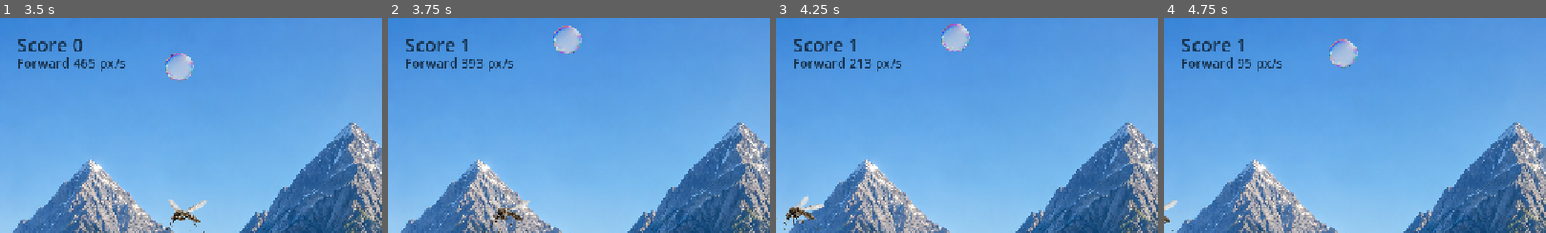
Above: before the commit, frames 1-4 (left to right).
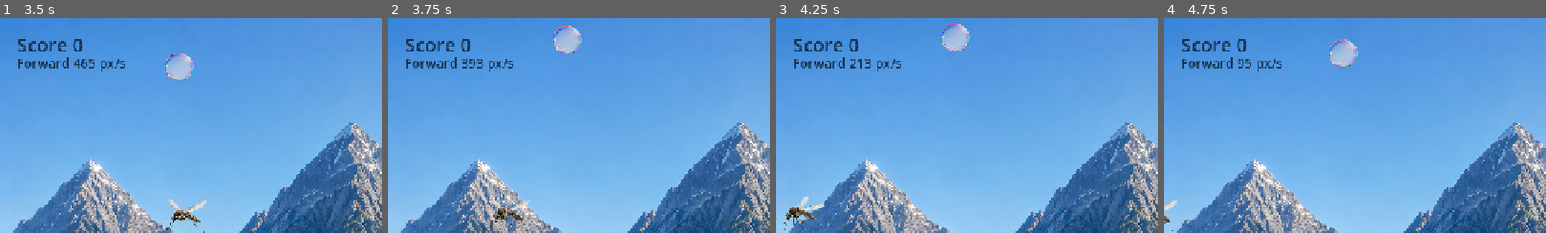
Above: after the commit, the same moments.

Repository: steinshuh/BubbleBriar
Game: Godot game, scene res://scenes/Main.tscn
Same seed, same stepped clock (60 frames per second), same inputs: the game is played once before the commit and once after it. Sound files missing from this copy of the repository are replaced by a short silence.
Inputs:
- Up to frame 1 (3.5 s): tap Enter (ui_accept) at 0.5, 0.77, 1.07, 1.52, 1.82, 3.02, 3.32 s; hold Right 0.53-1.28 s; tap Space (bounce) every 0.75 s from 0.6 to 2.85 s; hold Left 1.28-2.03 s; hold Right from 2.03 s (still down)
- Up to frame 2 (3.75 s): release Right at 3.53 s; hold Left from 3.53 s (still down); tap Space (bounce) at 3.6 s
- Up to frame 3 (4.25 s): keep holding Left; tap Enter (ui_accept) at 3.77, 4.07 s
- Up to frame 4 (4.75 s): keep holding Left; tap Space (bounce) at 4.35 s; tap Enter (ui_accept) at 4.52 s
The pictures show only the part of the screen within x 0-50%, y 0-50%; the shares and areas given below are measured in that part.

Frame 1 is identical in both runs. In frame 2, 0.1% of the frame differs, in the area x 19-22%, y 9-16%; in frame 3, 0.1%; in frame 4, 0.1%.

Commit message:
Score on ground bounces

Diff:
--- a/scripts/bubble.gd
+++ b/scripts/bubble.gd
@@ -5,6 +5,9 @@
 # popped is a custom signal.
 # Other scripts can connect to it and react when the bubble pops.
 signal popped
+# ground_bounced is a custom signal.
+# Main listens for it and awards one point when the bubble bounces off the ground.
+signal ground_bounced
 
 # GRAVITY is how quickly the bubble accelerates downward.
 const GRAVITY := 920.0
@@ -120,6 +123,8 @@
 		position.y = floor_y - radius
 		# Bounce upward from the floor.
 		velocity.y = FLOOR_BOUNCE
+		# Tell the main scene that a real ground bounce happened, which is when scoring occurs.
+		ground_bounced.emit()
 	# If the bubble's top edge goes above the screen, clamp it inside the screen.
 	if position.y - radius < 0.0:
 		# Put the bubble exactly at the top boundary.
--- a/scripts/main.gd
+++ b/scripts/main.gd
@@ -49,7 +49,7 @@
 var speed_adjustment := 0.0
 # spawn_timer counts down every frame until it reaches zero and creates an obstacle.
 var spawn_timer := 0.0
-# score counts how many obstacles the bubble has successfully passed.
+# score counts how many times the bubble has bounced off the ground.
 var score := 0
 # best_score remembers the best score reached during this play session.
 var best_score := 0
@@ -121,6 +121,7 @@
 	current_background_music_index = 1 - current_background_music_index
 	# Start the newly selected track.
 	_play_current_background_music()
+
 # _process(delta) is called once per rendered frame.
 # delta is the amount of time, in seconds, since the previous frame.
 func _process(delta: float) -> void:
@@ -151,21 +152,6 @@
 		# Pick a new random wait time before the next obstacle appears.
 		spawn_timer = randf_range(SPAWN_MIN, SPAWN_MAX)
 
-	# Check every active obstacle to see if the bubble has passed it.
-	for obstacle in obstacles:
-		# obstacle.passed prevents one obstacle from giving points more than once.
-		# obstacle.position.x < bubble.position.x means the obstacle moved left of the bubble.
-		if not obstacle.get("passed") and obstacle.position.x < bubble.position.x:
-			# Mark this obstacle as already scored.
-			obstacle.set("passed", true)
-			# Add one point for passing the obstacle.
-			score += 1
-			# Restart the point sound so rapid point gains still play the bell clearly.
-			point_sound.stop()
-			# Play the small soft bell ring assigned in the Main scene.
-			point_sound.play()
-			# Update the visible score text.
-			score_label.text = "Score %d" % score
 
 # _update_scroll_speed() changes the temporary world-speed adjustment from keyboard input.
 func _update_scroll_speed(delta: float) -> void:
@@ -231,6 +217,8 @@
 	bubble.setup(viewport_size)
 	# Connect the bubble's popped signal to our game-over function.
 	bubble.popped.connect(_on_bubble_popped)
+	# Connect the bubble's ground_bounced signal so score changes only when the bubble hits the ground.
+	bubble.ground_bounced.connect(_on_bubble_ground_bounced)
 
 # _build_ui() creates labels for score, speed, instructions, and game-over text.
 func _build_ui() -> void:
@@ -338,6 +326,20 @@
 	# Add it to the scene so Godot processes, collides, and draws it.
 	add_child(obstacle)
 
+# _on_bubble_ground_bounced() runs when the living bubble hits the floor and bounces upward.
+func _on_bubble_ground_bounced() -> void:
+	# Do not award points after game over, even if a late signal somehow arrives.
+	if game_over:
+		return
+	# Add one point for this ground bounce.
+	score += 1
+	# Restart the point sound so quick repeated bounces still play the bell clearly.
+	point_sound.stop()
+	# Play the small soft bell ring assigned in the Main scene.
+	point_sound.play()
+	# Update the visible score text.
+	score_label.text = "Score %d" % score
+
 # _on_obstacle_escaped() runs when an obstacle moves off the left edge.
 func _on_obstacle_escaped(obstacle: Area2D) -> void:
 	# Remove the obstacle from our list of active obstacles.
